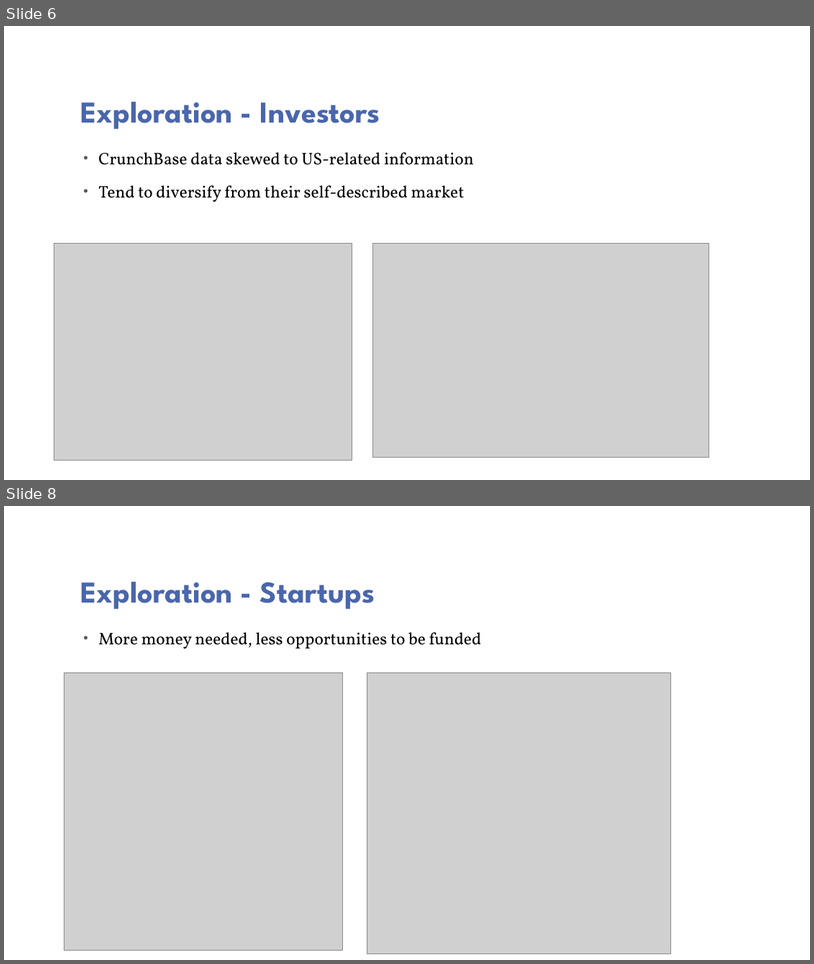
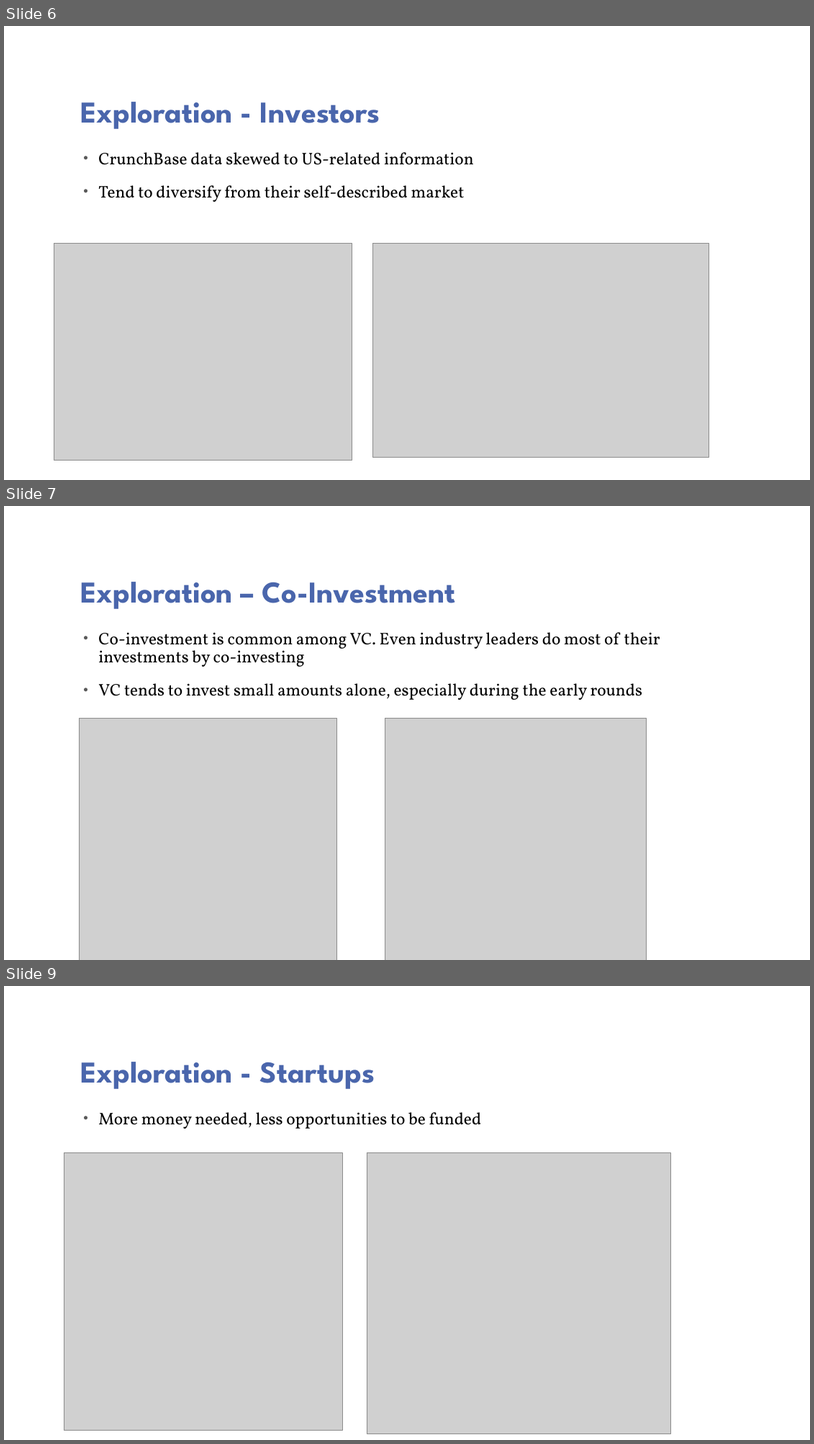
Before and after one commit to nicole-erich/MSBA-Summer, a slide deck: Project_Erich_Li_Peng_Wang.pptx. Shown one above the other, each under a label of ours: slides 6 and 8 before the commit, slides 6, 7 and 9 after it; the slides between them are not shown. The pictures are 814x964 and 814x1444 pixels, drawn with LibreOffice and Linux fonts; fonts in the diff are those of the drawing; grey boxes stand for pictures; background and template pictures are left out. Boxes give left, top, right and bottom in pixels: in the first picture for what was removed or moved away, otherwise in the second. Text is boxed around its words. In the diff, an @@ line names an element or a change of style, - is before the commit and + after.

Commit message:
Added new slides
To co-investment section

```diff
--- a/Project_Erich_Li_Peng_Wang.pptx
+++ b/Project_Erich_Li_Peng_Wang.pptx
@@ slide 7 added at box(4, 506, 810, 960), background picture (left out) @@
@@ title added at box(80, 582, 456, 609), 36 pt, text #4A66AC, bold @@
+Exploration – Co-Investment
@@ text added at box(98, 632, 661, 700), 20 pt, text #000000 @@
+• Co-investment is common among VC. Even industry leaders do most of their investments by co-investing
+• VC tends to invest small amounts alone, especially during the early rounds
@@ picture added at box(80, 718, 337, 960) @@
@@ picture added at box(385, 718, 647, 960) @@
@@ what was slide 8 is now slide 9 @@
```
Also in this commit, not shown: 1 slide changed, 1 other slide added, 1 slide removed.
